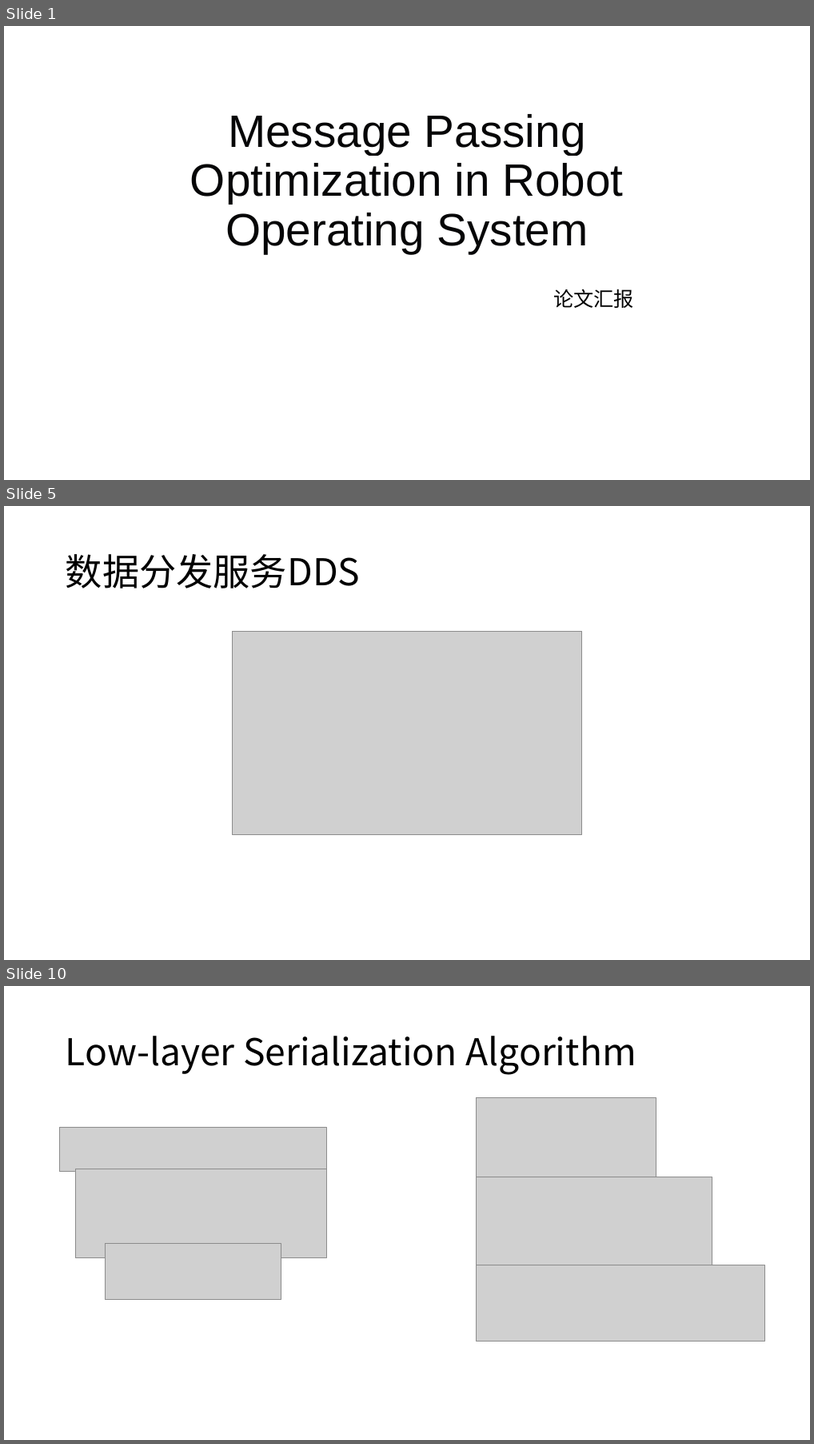
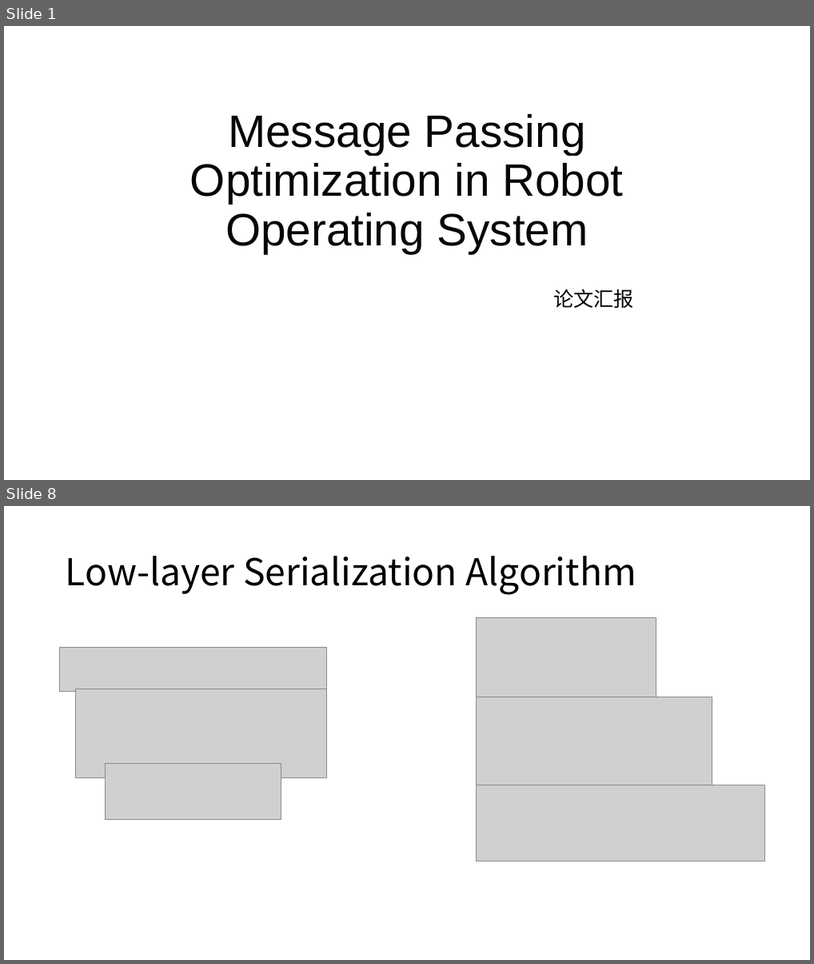
Before and after one commit to ArthurWANGZHE/plct, a slide deck: Task19/ATSA.pptx. Shown one above the other, each under a label of ours: slides 1, 5 and 10 before the commit, slides 1 and 8 after it; the slides between them are not shown. The pictures are 814x1444 and 814x964 pixels, drawn with LibreOffice and Linux fonts; fonts in the diff are those of the drawing; grey boxes stand for pictures. Boxes give left, top, right and bottom in pixels: in the first picture for what was removed or moved away, otherwise in the second. Text is boxed around its words. In the diff, an @@ line names an element or a change of style, - is before the commit and + after.

```diff
--- a/Task19/ATSA.pptx
+++ b/Task19/ATSA.pptx
@@ slide 5 removed at (4, 506, 810, 960), background #FFFFFF @@
@@ title removed at (66, 554, 361, 588) @@
-数据分发服务DDS
@@ picture removed at (233, 632, 582, 835) @@
@@ what was slide 10 is now slide 8 @@
```
Also in this commit, not shown: 7 slides changed, 5 slides added, 4 other slides removed.
